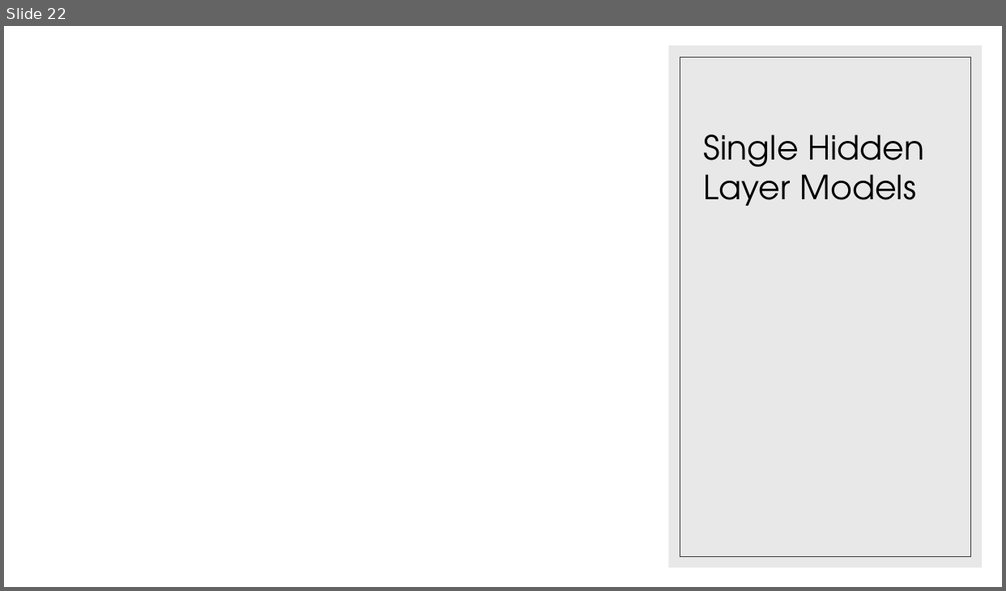
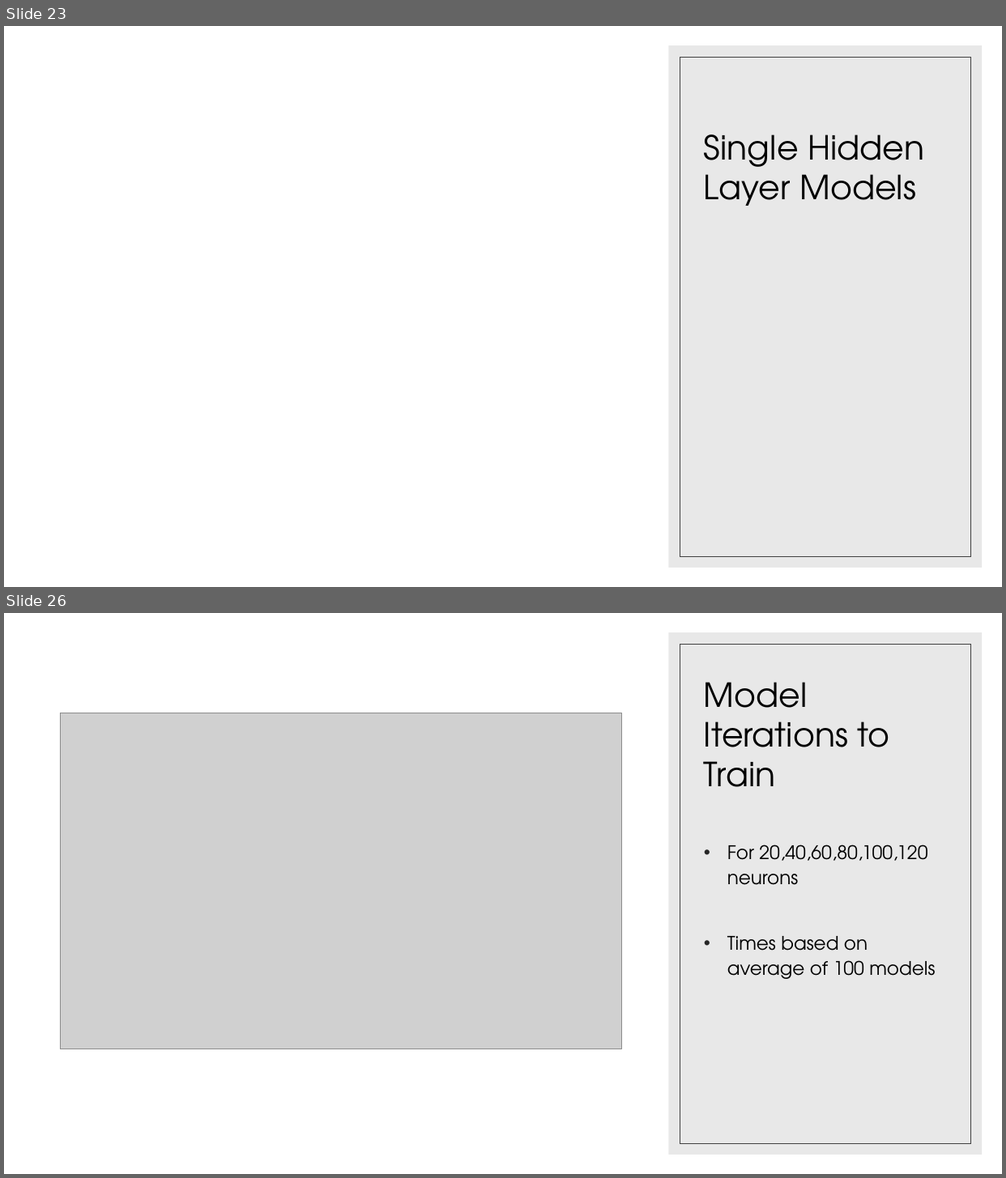
Before and after one commit to landonbuell/Convolutional-Neural-Networks, a slide deck: Presentations/14_04_2020/Modeling Attack Functions.pptx. Shown one above the other, each under a label of ours: slide 22 before the commit, slides 23 and 26 after it; the slides between them are not shown. The pictures are 1006x591 and 1006x1178 pixels, drawn with LibreOffice and Linux fonts; fonts in the diff are those of the drawing; grey boxes stand for pictures. Boxes give left, top, right and bottom in pixels: in the first picture for what was removed or moved away, otherwise in the second. Text is boxed around its words. In the diff, an @@ line names an element or a change of style, - is before the commit and + after.

```diff
--- a/Presentations/14_04_2020/Modeling Attack Functions.pptx
+++ b/Presentations/14_04_2020/Modeling Attack Functions.pptx
@@ slide 26 added at [4, 613, 1002, 1174], background #FFFFFF; not listed: 2 template elements that a slide beside it also shows @@
@@ title added at [704, 682, 889, 787], 32 pt, text #000000 @@
+Model Iterations to Train
@@ picture added at [60, 713, 621, 1050] @@
@@ text added at [727, 845, 935, 979], 18 pt, text #000000 @@
+• For 20,40,60,80,100,120 neurons
+• Times based on average of 100 models
@@ what was slide 22 is now slide 23 @@
```
Also in this commit, not shown: 6 slides changed, 9 other slides added, 11 other files.
